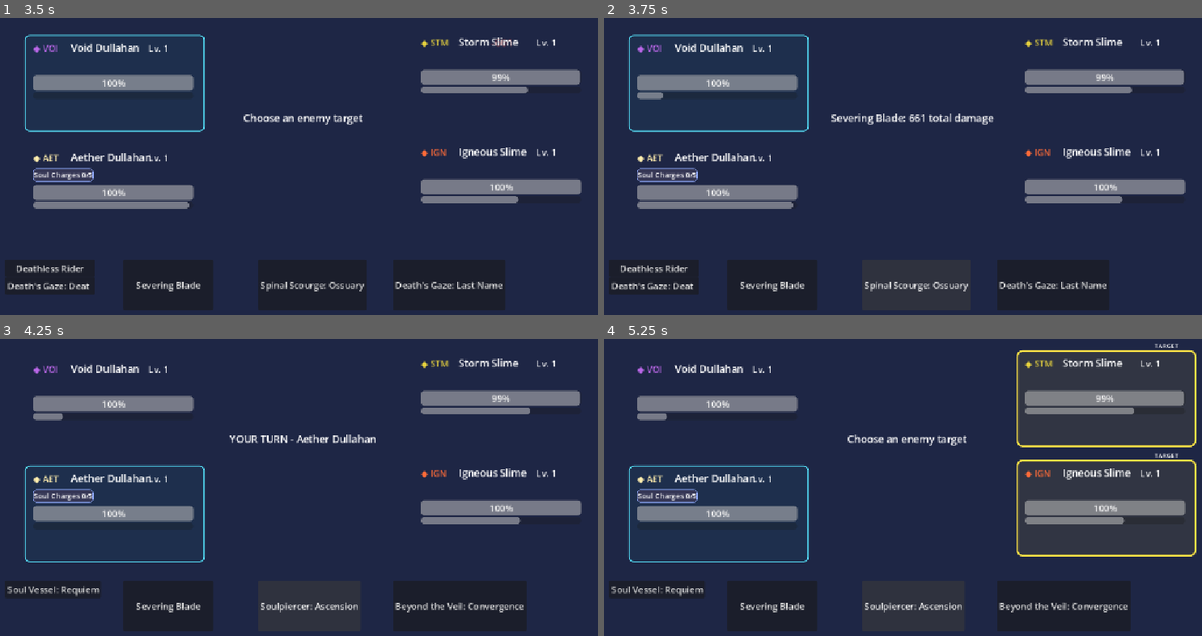
Above: before the commit, frames 1-4 (two rows, left to right).
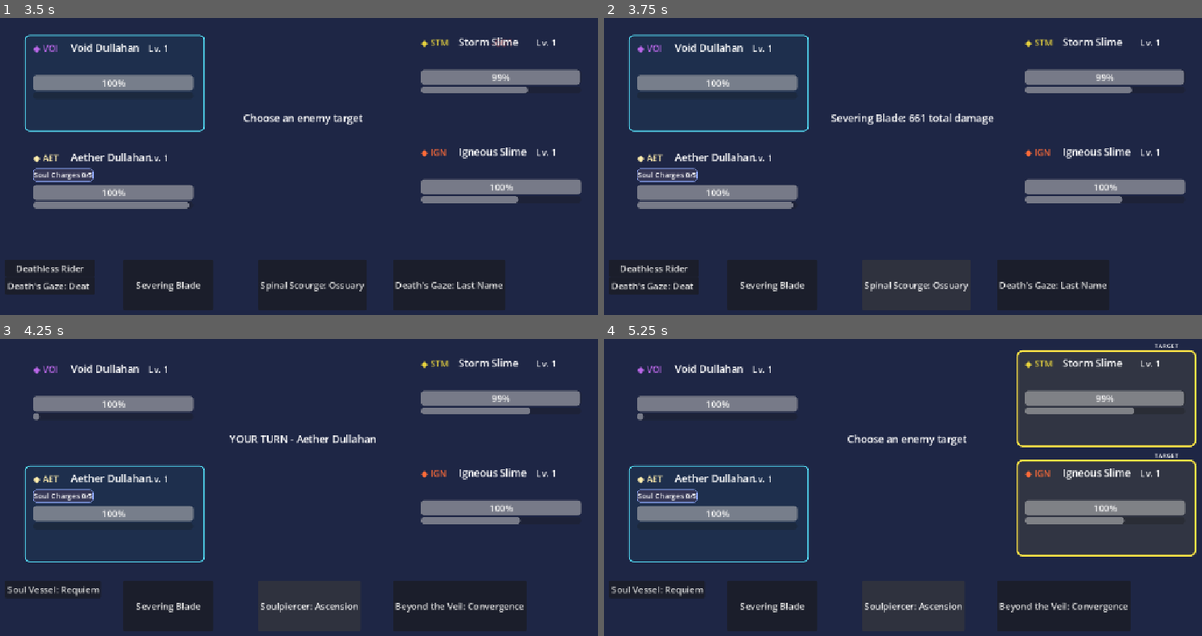
Above: after the commit, the same moments.

Repository: Akharyuu/monster-rpg
Game: Godot game, scene res://scenes/battle/battle_screen.tscn
The game is run twice, just before and just after one commit, with the same random seed, the same clock (stepped at 60 frames per second) and the same inputs.
Inputs (mouse positions are in pixels of both pictures, inside the frame that each line leads up to):
- Up to frame 1 (3.5 s): click "Deathless Rider" at 0.5 s; click "Death's Gaze: Death March" at 1.25 s; click "Severing Blade" at 2 s; click (502, 77) at 2.77 s
- Up to frame 2 (3.75 s): click "Spinal Scourge: Ossuary" at 3.5 s
- Up to frame 3 (4.25 s): no input
- Up to frame 4 (5.25 s): click "Soul Vessel: Requiem" at 4.25 s; click "Soulpiercer: Ascension" at 5 s

Frame 1 is identical in both runs. In frame 2, 0.1% of the frame differs, in the area x 5-10%, y 25-28%; in frame 3, 0.1%; in frame 4, 0.1%.

Commit message:
Resolve Deathless Rider once per lethal skill instead of giving Action Gauge

Diff:
--- a/godot/scripts/battle/battle_controller.gd
+++ b/godot/scripts/battle/battle_controller.gd
@@ -252,19 +252,6 @@
                 eligible[index].duration += 1
 
         return
-
-    if (
-        active_monster.monster_id == "dullahan_void"
-        and active_monster.resonance >= 2
-        and active_monster.get_internal_cooldown(
-            "deathless_rider"
-        ) <= 0
-    ):
-        active_monster.increase_action_gauge(0.15)
-        active_monster.set_internal_cooldown(
-            "deathless_rider",
-            6
-        )
 
     if (
         active_monster.monster_id == "dullahan_storm"
@@ -1069,6 +1056,15 @@
             "SOUL CHARGE %d/5" % new_total
         )
 
+    # Finalize Deathless Rider only after the entire skill (including
+    # follow-up hits) has resolved, so later hits cannot kill the target.
+    for combatant in allies + enemies:
+        if combatant.finalize_deathless_rider():
+            caster_feedback.append(
+                "DEATHLESS RIDER - %s SURVIVES!"
+                % combatant.monster_name
+            )
+
     _resolve_new_deaths(caster_feedback)
 
     result["caster_feedback"] = caster_feedback
